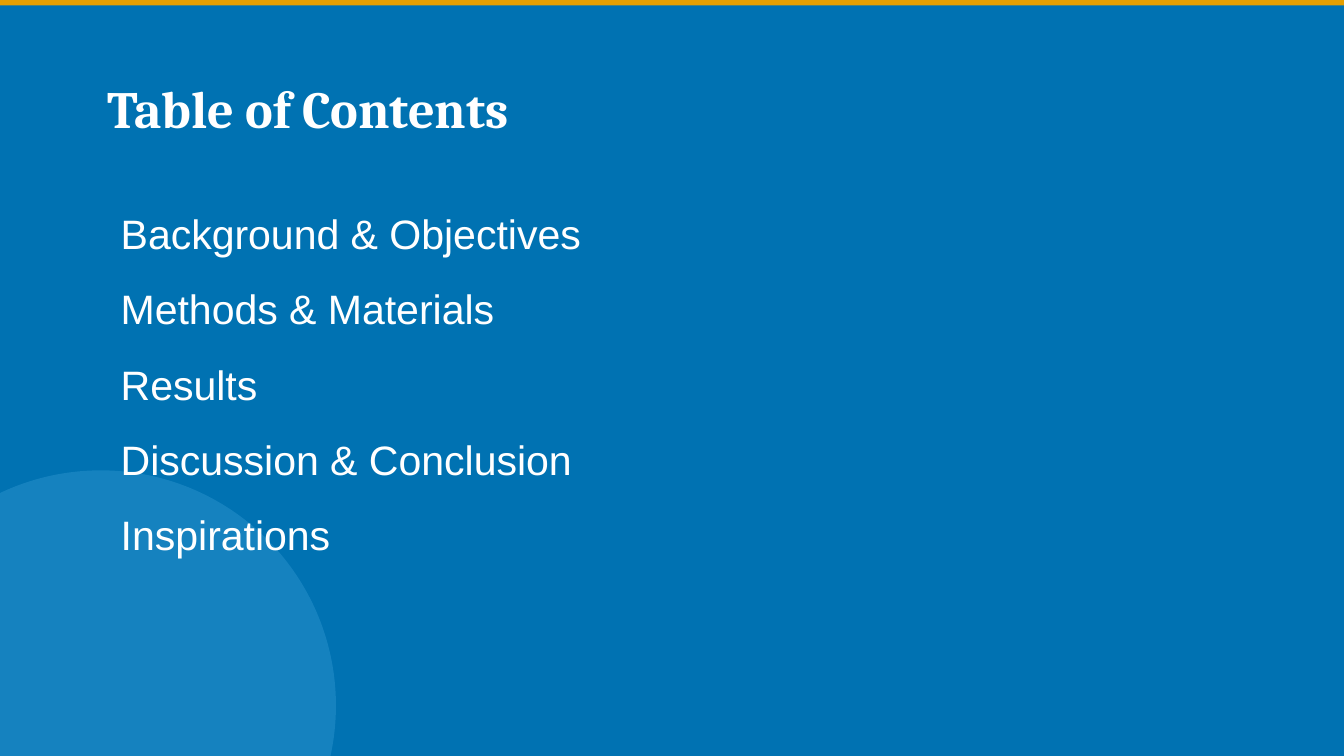
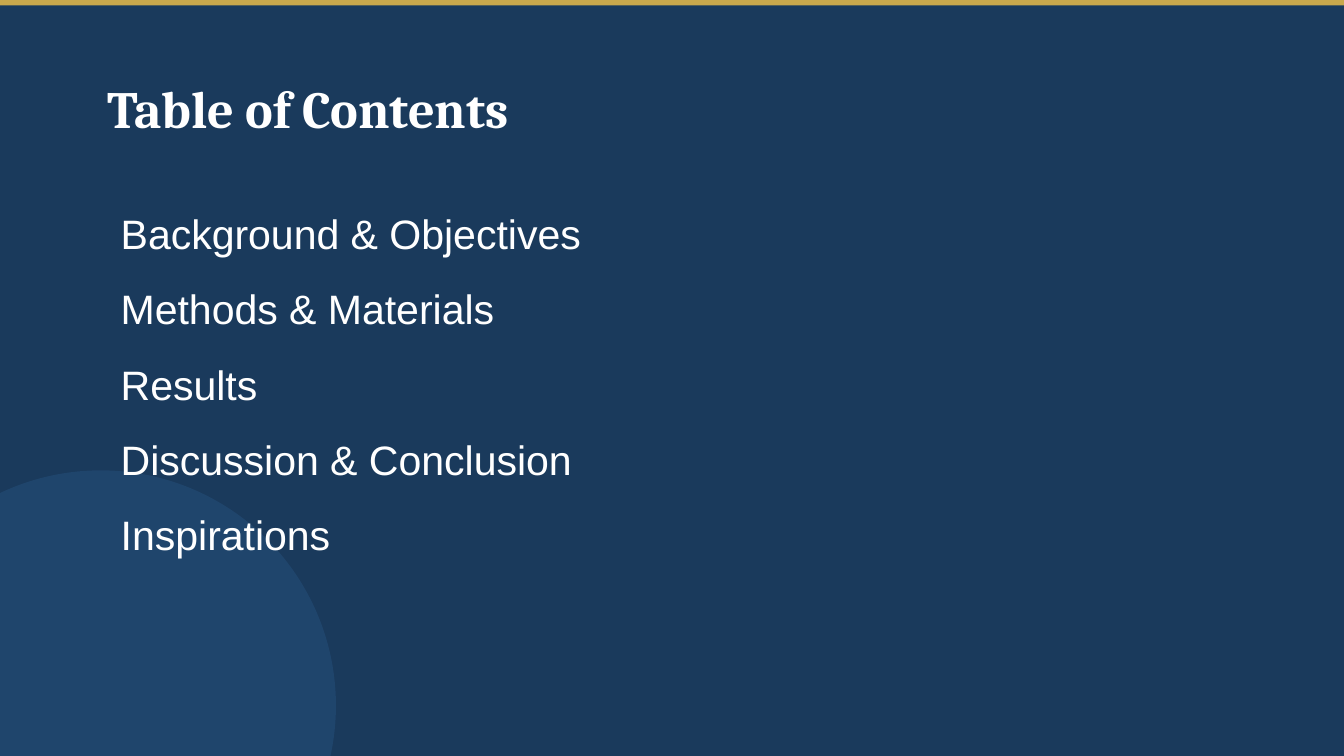
Before and after one commit to ablikimeli/paper2ppt-skill, a slide deck: slide 3 of templates/samples/template_navy.pptx. Drawn at 1344x756 pixels with LibreOffice and Linux fonts; fonts in the diff are those of the drawing. Boxes give left, top, right and bottom in pixels: in the first picture for what was removed or moved away, otherwise in the second. Text is boxed around its words. In the diff, an @@ line names an element or a change of style, - is before the commit and + after.

```diff
--- a/templates/samples/template_navy.pptx
+++ b/templates/samples/template_navy.pptx
@@ rectangle at (0,0,1344,755): fill #0072B2 to #1A3A5C @@
@@ rectangle at (0,0,1344,5): fill #E69F00 to #C9A84C @@
@@ ellipse at (0,470,336,756): fill #56B4E9 at 25% opacity to #2B5A8A at 35% opacity @@
```
Also in this commit, not shown: 2 other slides changed, 11 other files.
